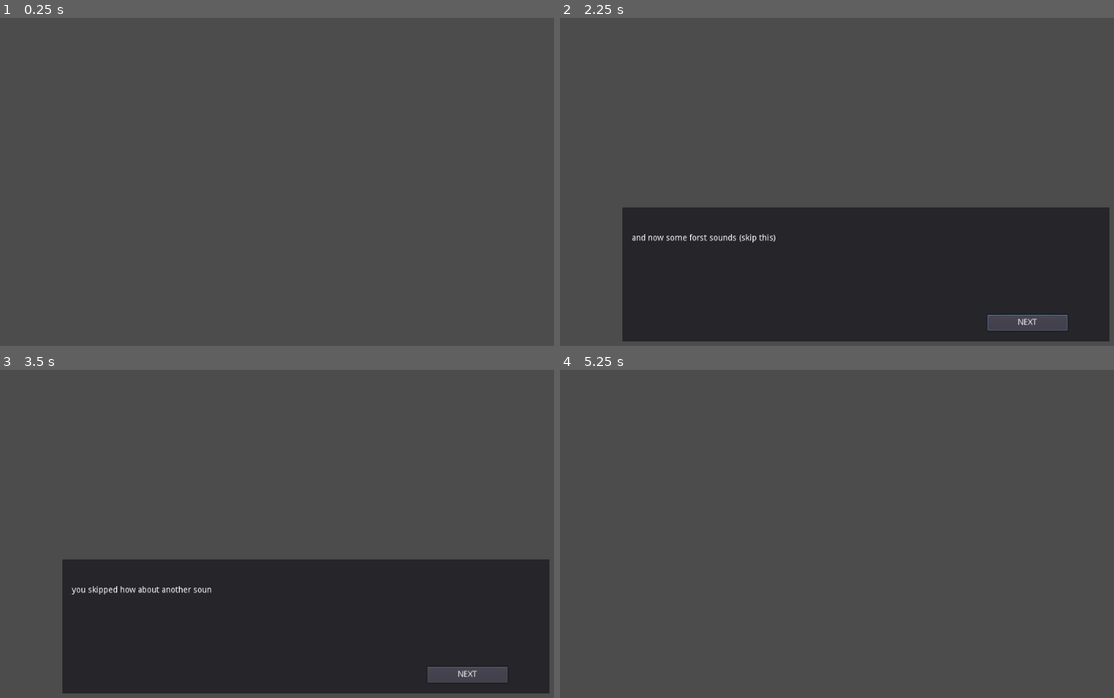
Above: before the commit, frames 1-4 (two rows, left to right).
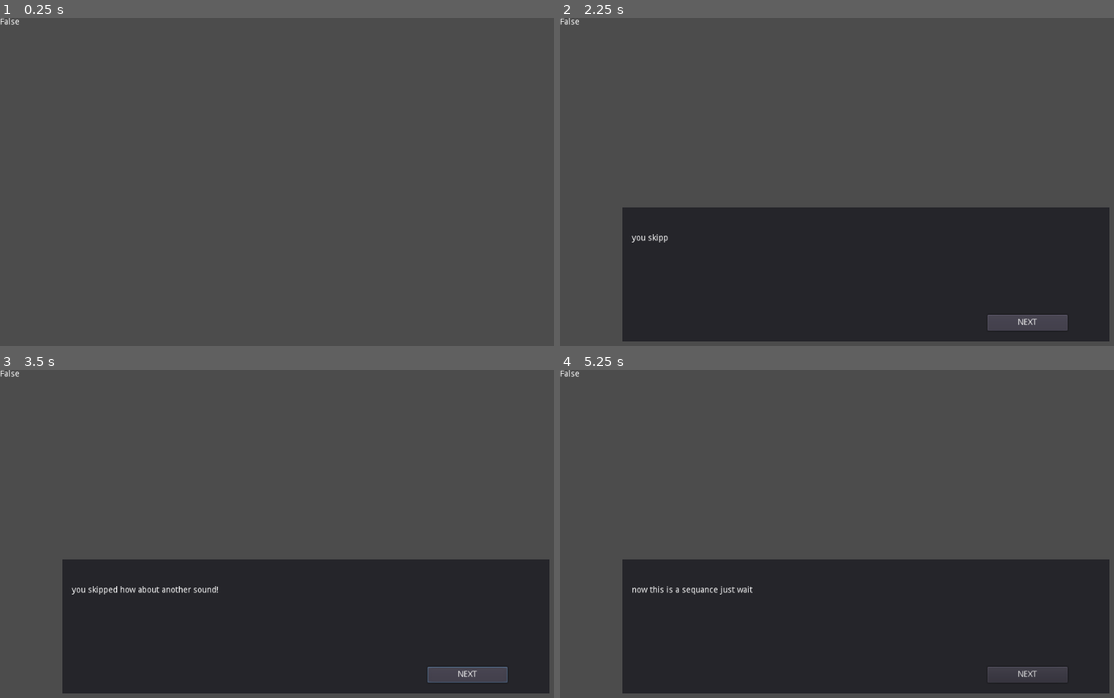
Above: after the commit, the same moments.

Repository: Arrow-x/Mushroom-Dialogs-System
Game: Godot game, scene res://Testing/Testing Sceen.tscn
The game is run twice, just before and just after one commit, with the same random seed, the same clock (stepped at 60 frames per second) and the same inputs. Sound files missing from this copy of the repository are replaced by a short silence.
Inputs (mouse positions are in pixels of both pictures, inside the frame that each line leads up to):
- Up to frame 1 (0.25 s): no input
- Up to frame 2 (2.25 s): tap Enter (ui_accept) at 0.5, 0.77 s; move the mouse to (997, 178) at 0.52 s; click (997, 178) at 0.67 s; click "NEXT" at 1.25 s; click "NEXT" at 2 s
- Up to frame 3 (3.5 s): click "NEXT" at 2.75 s
- Up to frame 4 (5.25 s): move the mouse to (864, 629) at 3.52 s; click (864, 629) at 3.67 s; tap Enter (ui_accept) at 3.77, 5 s; move the mouse to (925, 468) at 4.27 s; click (925, 468) at 4.42 s; move the mouse to (831, 619) at 5.02 s; click (831, 619) at 5.17 s

The runs differ from the first frame. In frame 1, less than 0.1% of the frame differs, in the area x 0-4%, y 0-3%; in frame 2, 0.4%; in frame 3, 0.1%; in frame 4, 35%, in the area x 0-100%, y 0-99%.

Commit message:
support for WAV and OGG, fixed looping

Diff:
--- a/Dialog System/DialogManager/Dialog Commands/Sound.gd
+++ b/Dialog System/DialogManager/Dialog Commands/Sound.gd
@@ -6,7 +6,7 @@
 
 enum  MixTarget {MIX_TARGET_STEREO,MIX_TARGET_SURROUND,MIX_TARGET_CENTER}
 
-export (AudioStreamOGGVorbis)  var stream : AudioStreamOGGVorbis
+export var stream : AudioStream
 export (float,-80,24) var volume_db : float = 0.0
 export (float,0.01,4) var pitch_scale : float = 1
 export (MixTarget) var mix_target = 0
--- a/Dialog System/DialogManager/DialogManager.gd
+++ b/Dialog System/DialogManager/DialogManager.gd
@@ -131,7 +131,7 @@
 			indexer = indexer+1
 			advance()
 
-		"sound_command": #I think it sould just wait to finish remove the interrupt
+		"sound_command":
 			if cbi.stream != null :
 				audio_player.stop()
 				audio_player.set_stream (cbi.stream)
--- a/Dialog System/Testing/Blocks/MainTestBlockForAudio.tres
+++ b/Dialog System/Testing/Blocks/MainTestBlockForAudio.tres
@@ -52,6 +52,29 @@
 mix_target = 0
 bus = "Master"
 
+[sub_resource type="Resource" id=7]
+script = ExtResource( 3 )
+name = ""
+say = "now this is a sequance just wait"
+por_pos = "Right"
+append_text = false
+
+[sub_resource type="Resource" id=8]
+script = ExtResource( 2 )
+stream = ExtResource( 4 )
+volume_db = 0.0
+pitch_scale = 1.0
+mix_target = 0
+bus = "Master"
+
+[sub_resource type="Resource" id=9]
+script = ExtResource( 2 )
+stream = ExtResource( 6 )
+volume_db = 0.0
+pitch_scale = 1.0
+mix_target = 0
+bus = "Master"
+
 [resource]
 script = ExtResource( 1 )
-commands = [ SubResource( 1 ), SubResource( 2 ), SubResource( 3 ), SubResource( 4 ), SubResource( 5 ), SubResource( 6 ) ]
+commands = [ SubResource( 1 ), SubResource( 2 ), SubResource( 3 ), SubResource( 4 ), SubResource( 5 ), SubResource( 6 ), SubResource( 7 ), SubResource( 8 ), SubResource( 9 ) ]
--- a/Dialog System/Testing/CallingTestBlock.gd
+++ b/Dialog System/Testing/CallingTestBlock.gd
@@ -2,6 +2,12 @@
 
 export (Resource) var _block
 onready var debug = $Label
+
+
+func _process(delta):
+	debug.text = String(DialogManager._skipped)
+
+
 func _input(event):
 	if event.is_action_pressed("ui_accept"):
 		if _block != null:
Not shown, changed: Dialog System/Testing/Audio/1795.ogg.import
Not shown: 1 places in Dialog System/Testing/Blocks/MainTestBlockForAudio.tres that only renumber resources
